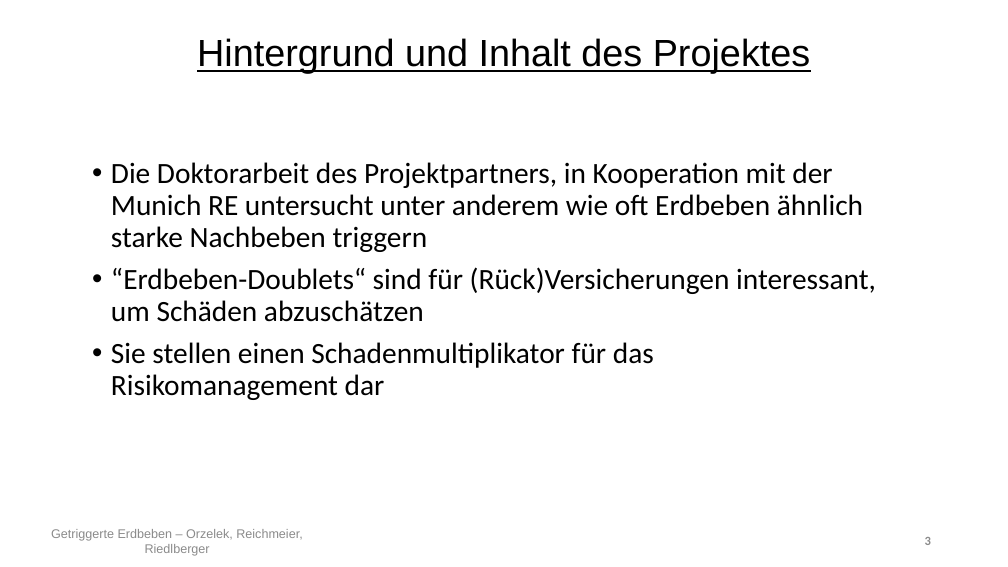
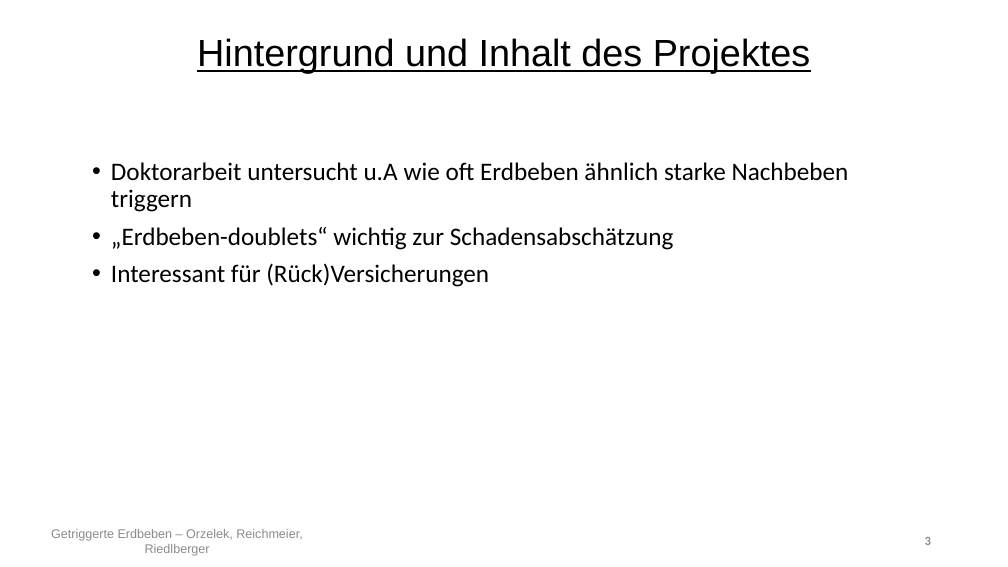
Before and after one commit to Kati77/Praktikum-Erdbeben, a slide deck: slide 3 of PP.pptx. Drawn at 1008x567 pixels with LibreOffice and Linux fonts; fonts in the diff are those of the drawing. Boxes give left, top, right and bottom in pixels: in the first picture for what was removed or moved away, otherwise in the second. Text is boxed around its words. In the diff, an @@ line names an element or a change of style, - is before the commit and + after.

```diff
--- a/PP.pptx
+++ b/PP.pptx
@@ text at [111,162,849,287]: text changed; size 28 to 24 pt @@
-• Die Doktorarbeit des Projektpartners, in Kooperation mit der Munich RE untersucht unter anderem wie oft Erdbeben ähnlich starke Nachbeben triggern
-• “Erdbeben-Doublets“ sind für (Rück)Versicherungen interessant, um Schäden abzuschätzen
-• Sie stellen einen Schadenmultiplikator für das Risikomanagement dar
+• Doktorarbeit untersucht u.A wie oft Erdbeben ähnlich starke Nachbeben triggern
+• „Erdbeben-doublets“ wichtig zur Schadensabschätzung
+• Interessant für (Rück)Versicherungen
```
Also in this commit, not shown: 11 other slides changed, 2 slides added.
